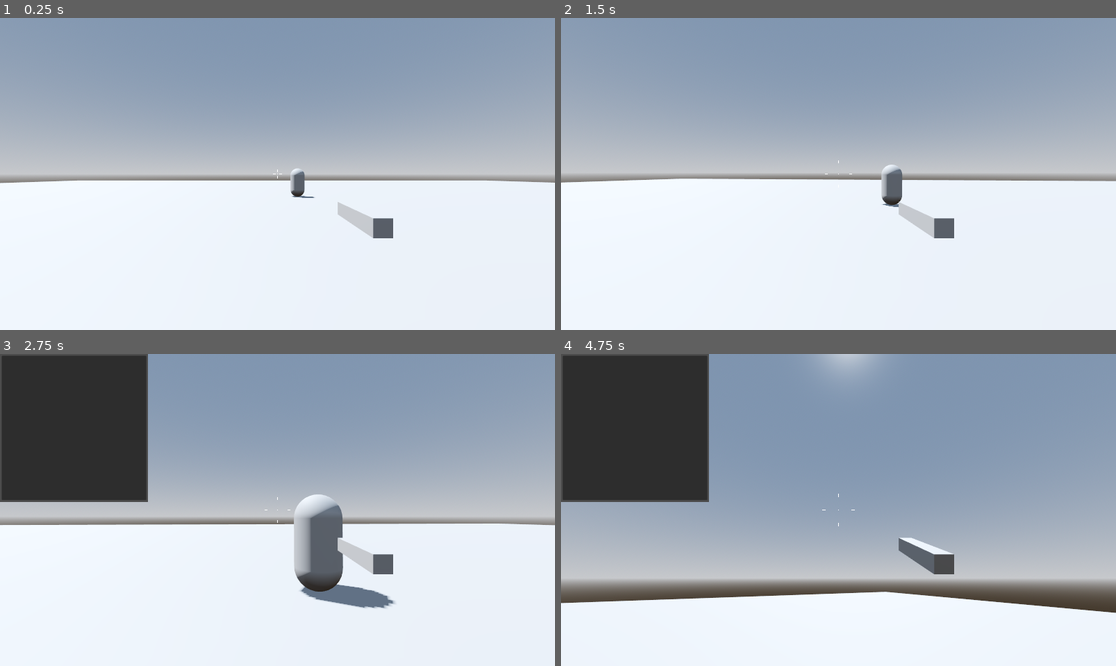
Above: before the commit, frames 1-4 (two rows, left to right).
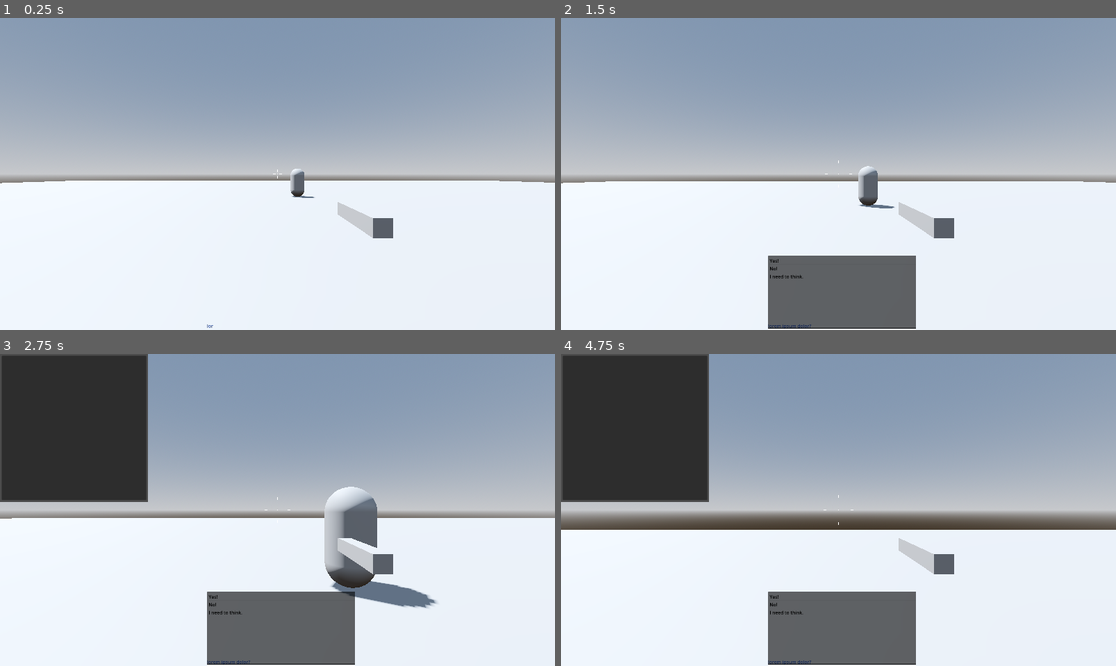
Above: after the commit, the same moments.

Repository: Vetherion/Vetherion
Game: Godot game, scene res://Scenes/3D_Level.tscn
The game is run twice, just before and just after one commit, with the same random seed, the same clock (stepped at 60 frames per second) and the same inputs.
Inputs (mouse positions are in pixels of both pictures, inside the frame that each line leads up to):
- Up to frame 1 (0.25 s): no input
- Up to frame 2 (1.5 s): tap Enter at 0.5 s; move the mouse to (866, 174) at 0.52 s; hold W (move_forward) from 0.53 s (still down); tap E (E) at 0.6, 1.35 s; tap Space (jump) at 0.77 s; move the mouse to (810, 174) at 1.27 s
- Up to frame 3 (2.75 s): keep holding W (move_forward); tap Space (jump) at 1.52 s; move the mouse to (288, 503) at 2.02 s; tap Tab (TAB) at 2.1 s; tap E (E) at 2.3 s
- Up to frame 4 (4.75 s): move the mouse to (810, 572) at 2.77 s; click (810, 572) at 2.85 s; tap Space (jump) at 3.02, 3.77, 4.52 s; tap E (E) at 3.05, 3.8, 4.55 s; move the mouse to (1005, 556) at 3.52 s; release W (move_forward) at 3.53 s; hold A (move_left) 3.53-4.28 s; hold 6 (six) 3.53-4.28 s; move the mouse to (794, 506) at 4.27 s; hold W (move_forward) from 4.28 s (still down); tap Shift (sprint) at 4.35 s

The runs differ from the first frame. In frame 1, 0.2% of the frame differs, in the area x 0-100%, y 49-100%; in frame 2, 7.6%; in frame 3, 14%; in frame 4, 47%, in the area x 0-100%, y 0-100%.

Commit message:
Dialogue system improved.

Diff:
--- a/Scripts/dialogue.gd
+++ b/Scripts/dialogue.gd
@@ -13,19 +13,26 @@
 	pass
 
 func start_partial_dialogue(dialogue_path):
-	%ItemList.grab_focus()
+	%Dialogue.visible = 1
+	%ItemList.visible = 0
 	var text = FileAccess.get_file_as_string(dialogue_path)
 	var dict = JSON.parse_string(text)
 	current_dialogue = dict
 	var label = get_node("./SubViewportContainer/SubViewport/Label")
 	var itemlist = get_node("./SubViewportContainer/SubViewport/ItemList")
 
-	label.text = dict["start_text"]
+	for i in range(len(dict["start_text"]) + 1):
+		label.text = dict["start_text"].left(i)
+		await get_tree().create_timer(0.05).timeout
+	#TODO: Add fade in fade out.
+	%ItemList.visible = 1
+	%ItemList.grab_focus()
 	for i in range(len(dict["option_tree"].keys())):
 		itemlist.add_item(dict["option_tree"].keys()[i])
 
 func load_partial_dialogue(dialogue, index):
 	%ItemList.grab_focus()
+	%ItemList.clear()
 	var dict = current_dialogue
 	var label = get_node("./SubViewportContainer/SubViewport/Label")
 	var itemlist = get_node("./SubViewportContainer/SubViewport/ItemList")
@@ -33,18 +40,27 @@
 	var current = dict["option_tree"].values()[index]
 	current_dialogue = current
 	if typeof(current) == TYPE_DICTIONARY:
-		label.text = current["start_text"]
+		for i in range(len(current["start_text"]) + 1):
+			label.text = current["start_text"].left(i)
+			await get_tree().create_timer(0.05).timeout
 
 		itemlist.clear()
 		for i in range(len(current["option_tree"].keys())):
 			itemlist.add_item(current["option_tree"].keys()[i])
 	else:
 		if typeof(current) == TYPE_STRING:
-			%ItemList.visible = 0
-			%ItemList.release_focus()
-			label.text = current
+			if current.right(3) == "END":
+				%Dialogue.visible = 0
+			else:
+				%ItemList.visible = 0
+				%ItemList.release_focus()
+				for i in range(len(current) + 1):
+					label.text = current.left(i)
+					await get_tree().create_timer(0.05).timeout
 		else:
-			label.text = current["start_text"]
+			for i in range(len(current["start_text"]) + 1):
+				label.text = current["start_text"].left(i)
+				await get_tree().create_timer(0.05).timeout
 
 func _on_item_list_item_activated(index: int) -> void:
 	load_partial_dialogue(current_dialogue, index)
--- a/dialogues/example_dialogue.json
+++ b/dialogues/example_dialogue.json
@@ -1,19 +1,19 @@
 {
-    "start_text": "lorem ipsum dolor?",
-    "option_tree": {
-        "Yes!": "OK, then!",
-        "No!": "sit amet",
-        "I need to think.": {
-            "start_text": "I am waiting...",
-            "option_tree": {
-                "I want it.": {
-                    "start_text": "good",
-                    "option_tree": {
-                        "goood" : "END"
-                    }
-                },
-                "Goodbye": "OK"
-            }
-        }
-    }
+	"start_text": "lorem ipsum dolor?",
+	"option_tree": {
+		"Yes!": "OK, then!END",
+		"No!": "sit ametEND",
+		"I need to think.": {
+			"start_text": "I am waiting...",
+			"option_tree": {
+				"I want it.": {
+					"start_text": "good",
+					"option_tree": {
+						"goood" : "END"
+					}
+				},
+				"Goodbye": "OKEND"
+			}
+		}
+	}
 }
--- a/project.godot
+++ b/project.godot
@@ -81,7 +81,4 @@
 
 [rendering]
 
-anti_aliasing/quality/msaa_3d=3
 viewport/hdr_2d=true
-anti_aliasing/quality/screen_space_aa=1
-anti_aliasing/quality/use_taa=true
